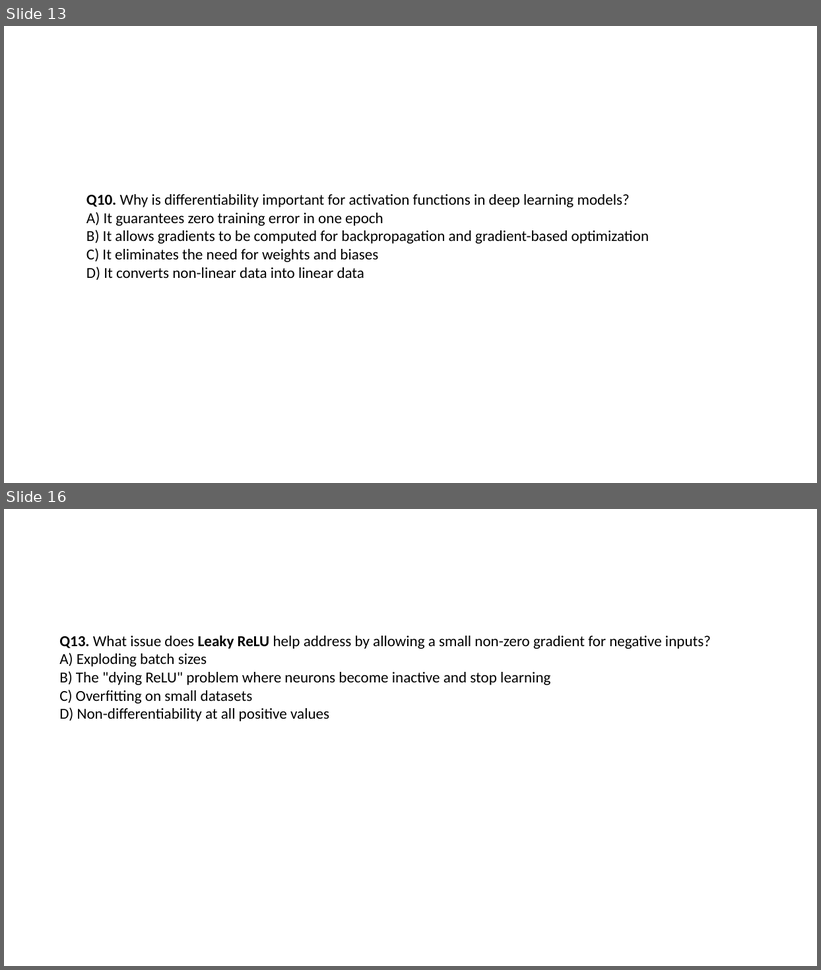
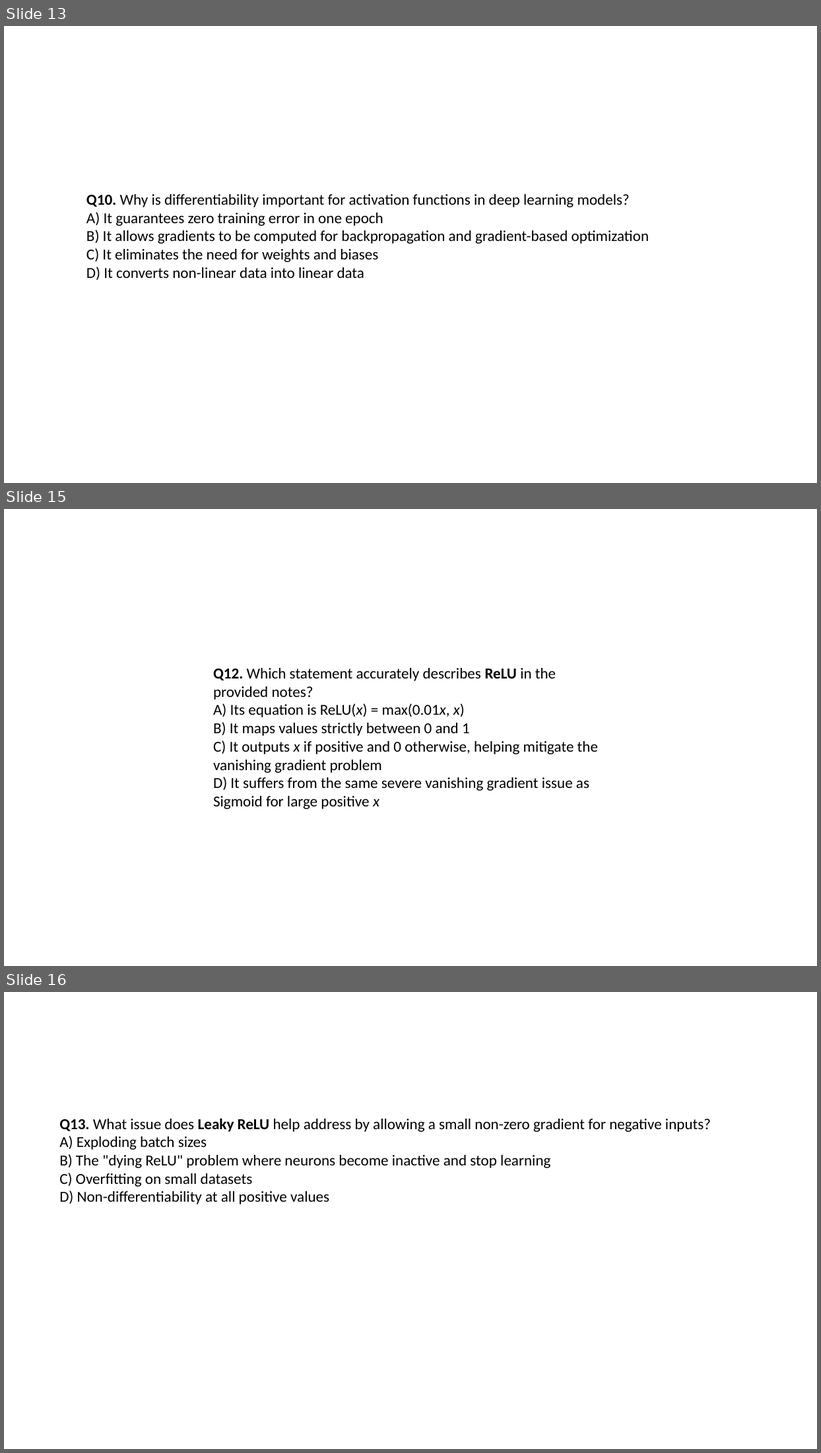
Before and after one commit to Abs6187/O10_cdac_DL_23_nov_2026, a slide deck: Day1/support/MCQS.pptx. Shown one above the other, each under a label of ours: slides 13 and 16 before the commit, slides 13, 15 and 16 after it; the slides between them are not shown. The pictures are 821x970 and 821x1453 pixels, drawn with LibreOffice and Linux fonts; fonts in the diff are those of the drawing. Boxes give left, top, right and bottom in pixels: in the first picture for what was removed or moved away, otherwise in the second. Text is boxed around its words. In the diff, an @@ line names an element or a change of style, - is before the commit and + after.

```diff
--- a/Day1/support/MCQS.pptx
+++ b/Day1/support/MCQS.pptx
@@ slide 15 added at [4, 509, 817, 966], background #FFFFFF @@
@@ text added at [213, 668, 598, 809], 18 pt, text #000000 @@
+Q12. Which statement accurately describes ReLU in the provided notes?
+A) Its equation is ReLU(x) = max(0.01x, x)
+B) It maps values strictly between 0 and 1
+C) It outputs x if positive and 0 otherwise, helping mitigate the vanishing gradient problem
+D) It suffers from the same severe vanishing gradient issue as Sigmoid for large positive x
```
Also in this commit, not shown: 3 other slides added, 4 slides removed, 9 other files.
